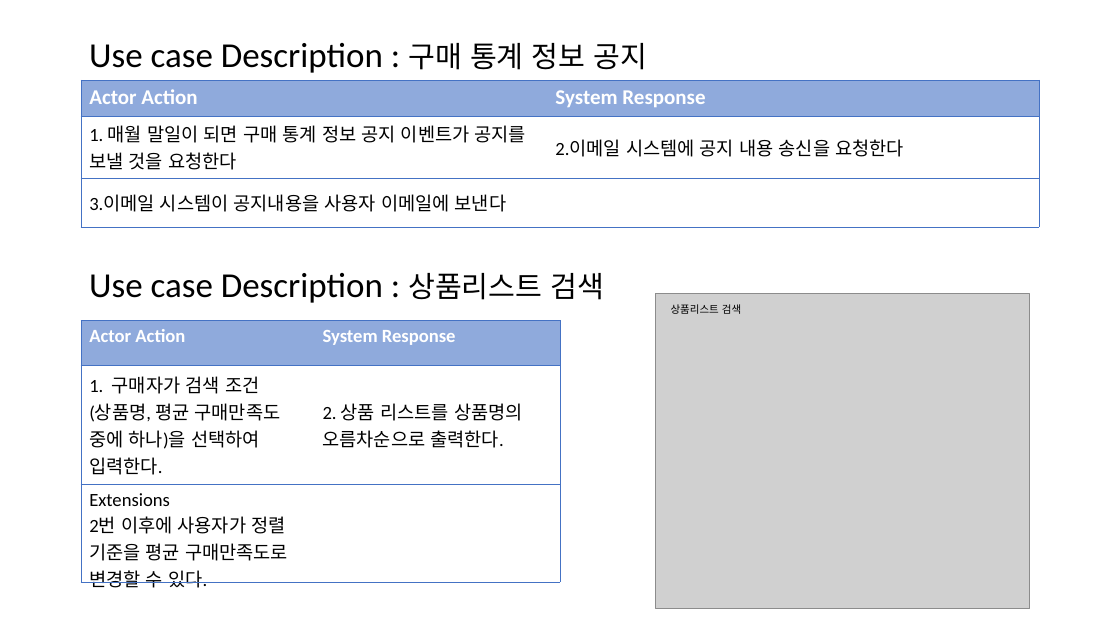
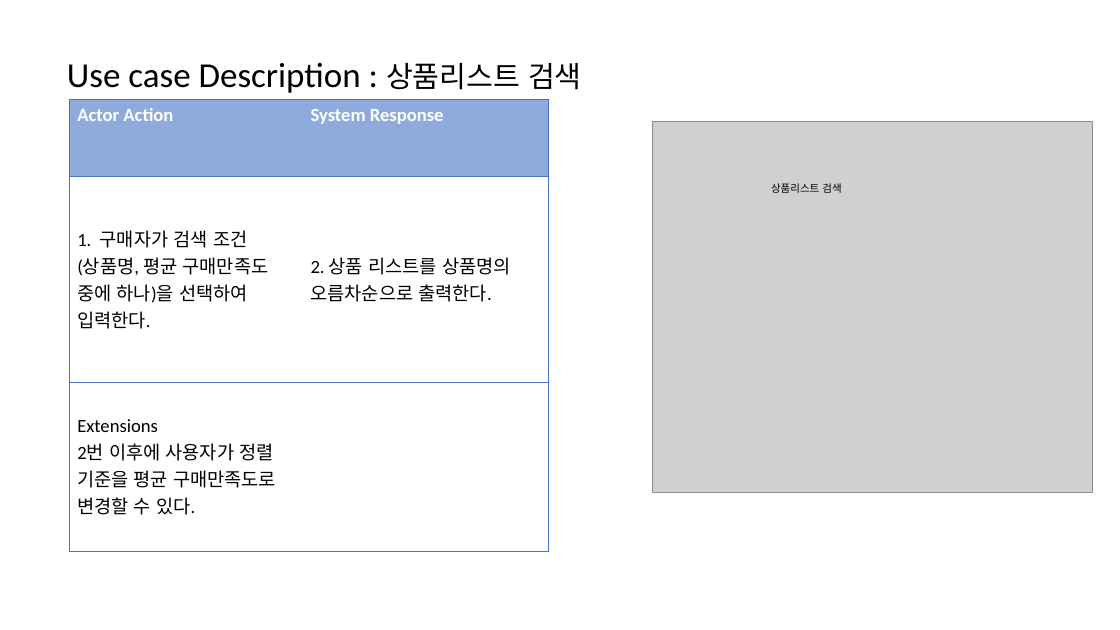
Before and after one commit to bbangnambong/RequirementCapturing, a slide deck: slide 9 of Use case Description.pptx (slide 4 before the commit). Drawn at 1120x630 pixels with LibreOffice and Linux fonts; fonts in the diff are those of the drawing; grey boxes stand for pictures. Boxes give left, top, right and bottom in pixels: in the first picture for what was removed or moved away, otherwise in the second. Text is boxed around its words. In the diff, an @@ line names an element or a change of style, - is before the commit and + after.

Commit message:
usecase description 2/3 완성

```diff
--- a/Use case Description.pptx
+++ b/Use case Description.pptx
@@ text "Use case Description : 상품리스트 ..." moved from (x1=89, y1=273, x2=604, y2=303) to (x1=67, y1=63, x2=582, y2=93) @@
@@ text removed at (x1=89, y1=43, x2=648, y2=73) @@
-Use case Description : 구매 통계 정보 공지
@@ table removed at (x1=81, y1=80, x2=1039, y2=218), 3 rows, 2 columns @@
-Actor Action | System Response
-1. 매월 말일이 되면 구매 통계 정보 공지 이벤트가 공지를 보낼 것을 요청한다 | 2.이메일 시스템에 공지 내용 송신을 요청한다
-3.이메일 시스템이 공지내용을 사용자 이메일에 보낸다 | 
@@ table resized from (x1=81, y1=321, x2=560, y2=592) to (x1=69, y1=99, x2=549, y2=552) @@
@@ picture resized from (x1=656, y1=294, x2=1030, y2=609) to (x1=653, y1=122, x2=1092, y2=492) @@
@@ text "상품리스트 검색" moved from (x1=671, y1=304, x2=741, y2=314) to (x1=771, y1=183, x2=841, y2=193) @@
```
Also in this commit, not shown: 3 other slides changed, 5 slides added, 1 other file.
